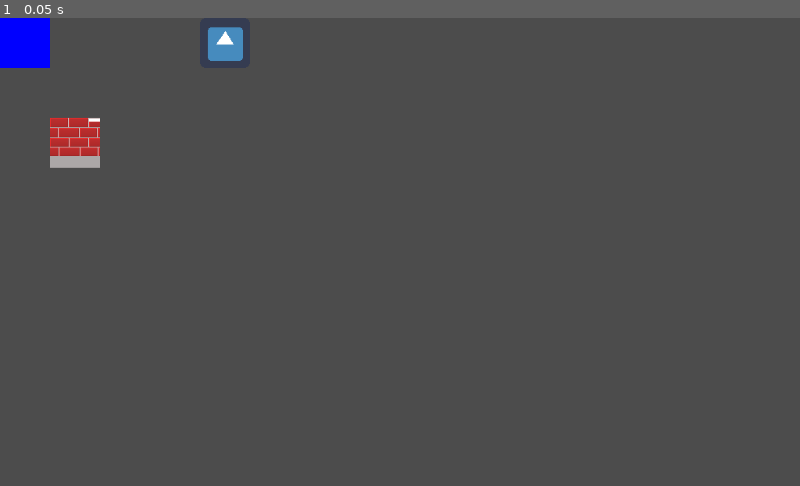
Above: before the commit, frame 1.
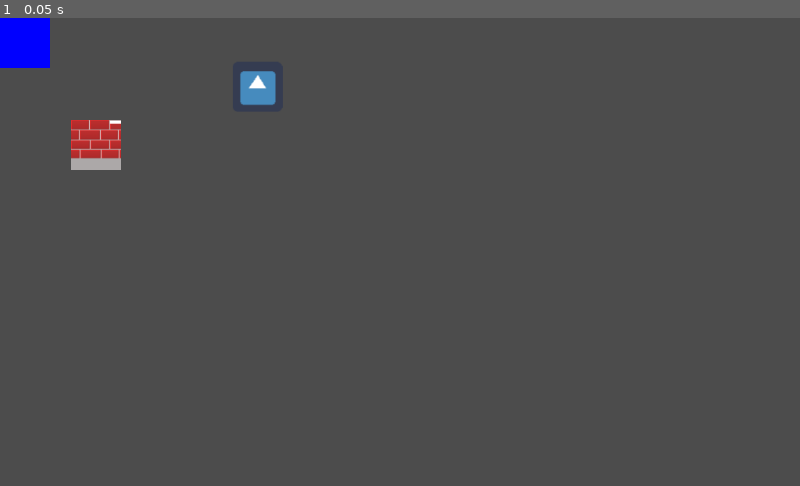
Above: after the commit, the same moment.

Repository: juckso/ICgame
Game: Godot game, scene res://scenes/starter-scene.tscn
The game is run twice, just before and just after one commit, with the same random seed, the same clock (stepped at 60 frames per second) and the same inputs. The engine's default icon, where the game draws it, is replaced by a stand-in: a white triangle on a blue panel in a dark square.
Inputs:
- Up to frame 1 (0.05 s): no input

The runs differ from the first frame. In frame 1, 1.4% of the frame differs, in the area x 6-35%, y 1-33%.
Error after the commit: Parse Error: The identifier "board" isn't declared in the current scope. (res://scripts/AttackList.gd:26)

Commit message:
I hope you didn't expect a good commit message.

Diff:
--- a/dumb.gd
+++ /dev/null
@@ -1,14 +0,0 @@
-extends Control
-
-# class member variables go here, for example:
-# var a = 2
-# var b = "textvar"
-
-func _ready():
-	# Called every time the node is added to the scene.
-	# Initialization here
-	pass
-
-func _draw():
-	draw_rect(Rect2(0, 0, 64, 64), Color(0,0,1), true)
-	pass
--- a/scenes/player-scene.tscn
+++ b/scenes/player-scene.tscn
@@ -14,53 +14,7 @@
 size_flags_vertical = 1
 script = ExtResource( 1 )
 
-[node name="MarginConatiner" type="MarginContainer" parent="." index="0"]
-
-anchor_left = 0.0
-anchor_top = 0.0
-anchor_right = 0.0
-anchor_bottom = 0.0
-margin_right = 40.0
-margin_bottom = 40.0
-rect_pivot_offset = Vector2( 0, 0 )
-mouse_filter = 0
-size_flags_horizontal = 1
-size_flags_vertical = 1
-
-[node name="HBoxContainer" type="HBoxContainer" parent="MarginConatiner" index="0"]
-
-anchor_left = 0.0
-anchor_top = 0.0
-anchor_right = 0.0
-anchor_bottom = 0.0
-margin_left = 8.0
-margin_right = 40.0
-margin_bottom = 40.0
-rect_pivot_offset = Vector2( 0, 0 )
-mouse_filter = 1
-size_flags_horizontal = 1
-size_flags_vertical = 1
-alignment = 0
-
-[node name="Label" type="Label" parent="MarginConatiner/HBoxContainer" index="0"]
-
-anchor_left = 0.0
-anchor_top = 0.0
-anchor_right = 0.0
-anchor_bottom = 0.0
-margin_top = 13.0
-margin_right = 28.0
-margin_bottom = 27.0
-rect_pivot_offset = Vector2( 0, 0 )
-mouse_filter = 2
-size_flags_horizontal = 1
-size_flags_vertical = 4
-text = "Turn"
-percent_visible = 1.0
-lines_skipped = 0
-max_lines_visible = -1
-
-[node name="PopupMenu" type="PopupMenu" parent="." index="1"]
+[node name="PopupMenu" type="PopupMenu" parent="." index="0"]
 
 visible = false
 anchor_left = 0.0
--- /dev/null
+++ b/scripts/AttackList.gd
@@ -0,0 +1,54 @@
+func walk(attacker, gpos, board):
+	return board.move_piece(attacker, gpos)
+
+func attack(gpos, board):
+	var piece = board.get_piece(gpos)
+	piece.recieve_attack(self, {"dp":100})
+
+func get_walk_map(board):
+	var sgpos = board.get_gpos(self)
+	var map = []
+	for x in range(board.GRID_WIDTH):
+		map.append([])
+		for y in range(board.GRID_HEIGHT):
+			if board.get_piece(Vector2(x,y)) != null:
+				map[x].append(-1)
+			else:
+				map[x].append(99)
+	map[sgpos.x][sgpos.y] = 99
+	cost_traverse(map, sgpos.x, sgpos.y, 0, 5)
+	for x in range(board.GRID_WIDTH):
+		for y in range(board.GRID_HEIGHT):
+			map[x][y] = map[x][y] < 99 and map[x][y] >= 0
+	return map
+
+func get_attack_map():
+	var sgpos = board.get_gpos(self)
+	var map = []
+	for x in range(board.GRID_WIDTH):
+		map.append([])
+		for y in range(board.GRID_HEIGHT):
+			map[x].append(false)
+	var p
+	p = board.get_piece(sgpos + Vector2(1,0))
+	if p != null and p.player_character != player_character:
+		map[sgpos.x+1][sgpos.y] = true
+	p = board.get_piece(sgpos + Vector2(-1,0))
+	if p != null and p.player_character != player_character:
+		map[sgpos.x-1][sgpos.y] = true
+	p = board.get_piece(sgpos + Vector2(0,1))
+	if p != null and p.player_character != player_character:
+		map[sgpos.x][sgpos.y+1] = true
+	p = board.get_piece(sgpos + Vector2(0,-1))
+	if p != null and p.player_character != player_character:
+		map[sgpos.x][sgpos.y-1] = true
+	return map
+
+func cost_traverse(map, x, y, cost, max_cost):
+	if board.is_valid_gpos(Vector2(x,y)):
+		if cost <= max_cost and map[x][y] > cost:
+			map[x][y] = cost
+			cost_traverse(map, x, y+1, cost+1, max_cost)
+			cost_traverse(map, x, y-1, cost+1, max_cost)
+			cost_traverse(map, x+1, y, cost+1, max_cost)
+			cost_traverse(map, x-1, y, cost+1, max_cost)
--- a/scripts/Bot.gd
+++ b/scripts/Bot.gd
@@ -1,13 +1 @@
 extends "res://scripts/Player_Character.gd"
-
-func _ready():
-	pass
-
-func new_turn(turn):
-	pass
-
-func current_turn():
-	return true
-
-func exit_turn():
-	pass
--- a/scripts/Grid.gd
+++ b/scripts/Grid.gd
@@ -27,13 +27,6 @@
 				child.set_board(self)
 				grid[child_pos.x][child_pos.y] = child
 
-func get_pieces():
-	var pieces = []
-	for x in range(GRID_WIDTH):
-		for y in range(GRID_HEIGHT):
-			pieces.append({"x": x, "y": y, "piece": grid[x][y]})
-	return pieces
-
 func pos_to_gpos(pos):
 	var gpos = pos
 	gpos.x = floor(gpos.x/CELL_WIDTH)
@@ -41,36 +34,29 @@
 	return gpos
 
 func is_valid_gpos(gpos):
-	if gpos.x >= 0 and gpos.y >= 0 and gpos.x < GRID_WIDTH and gpos.y < GRID_HEIGHT:
-		return true
+	return gpos.x >= 0 and gpos.y >= 0 and gpos.x < GRID_WIDTH and gpos.y < GRID_HEIGHT
+
+func get_piece(gpos):
+	return grid[gpos.x][gpos.y]
+
+func get_gpos(piece):
+	for x in range(GRID_WIDTH):
+		for y in range(GRID_HEIGHT):
+			if grid[x][y] == piece:
+				return Vector2(x, y)
+	return null
+
+func move_piece(piece, gpos):
+	for x in range(GRID_WIDTH):
+		for y in range(GRID_HEIGHT):
+			if grid[x][y] == piece:
+				grid[gpos.x][gpos.y] = piece
+				grid[x][y] = null
+				return true
 	return false
 
-func get_piece(gpos):
-	if is_valid_gpos(gpos):
-		return grid[gpos.x][gpos.y]
-	return null
-
-func get_gpos(piece):
-	for p in get_pieces():
-		if p.piece == piece:
-			return Vector2(p.x, p.y)
-	return null
-
-
-func move_piece(piece, gpos):
-	if is_valid_gpos(gpos) and grid[gpos.x][gpos.y] == null:
-		for x in range(GRID_WIDTH):
-			for y in range(GRID_HEIGHT):
-				if grid[x][y] == piece:
-					grid[gpos.x][gpos.y] = piece
-					grid[x][y] = null
-					return true
-	return false
-
-func delete_piece(gpos):
-	if is_valid_gpos(gpos) and grid[gpos.x][gpos.y] != null:
-		grid[gpos.x][gpos.y].hide()
-		grid[gpos.x][gpos.y] = null
+func remove_piece_ref(gpos):
+	grid[gpos.x][gpos.y] = null
 
 func _process(delta):
 	for x in range(GRID_WIDTH):
--- a/scripts/Piece.gd
+++ b/scripts/Piece.gd
@@ -1,8 +1,11 @@
 extends Node2D
 
+const AttackList = preload("res://scripts/AttackList.gd")
 export (NodePath) var player_character_path
 var player_character
 var board
+
+var hp = 100
 
 func _ready():
 	player_character = get_node(player_character_path)
@@ -12,67 +15,18 @@
 
 func get_moves():
 	var moves = []
-	moves.append({"name":"Walk", "call":funcref(self,"walk"), "get_move_map":funcref(self,"get_walk_map")})
-	moves.append({"name":"Attack", "call":funcref(self,"attack"), "get_move_map":funcref(self,"get_attack_map")})
+	moves.append({"name":"Walk", "call":funcref(AtackList,"walk"), "get_move_map":funcref(AtackList,"get_walk_map")})
+	moves.append({"name":"Attack", "call":funcref(AtackList,"attack"), "get_move_map":funcref(AtackList,"get_attack_map")})
 	return moves
 
-func get_walk_map():
-	var sgpos = board.get_gpos(self)
-	var map = []
-	for x in range(board.GRID_WIDTH):
-		map.append([])
-		for y in range(board.GRID_HEIGHT):
-			if board.get_piece(Vector2(x,y)) != null:
-				map[x].append(-1)
-			else:
-				map[x].append(99)
-	map[sgpos.x][sgpos.y] = 99
-	cost_traverse(map, sgpos.x, sgpos.y, 0)
-	for x in range(board.GRID_WIDTH):
-		for y in range(board.GRID_HEIGHT):
-			map[x][y] = map[x][y] <= 5 and map[x][y] >= 0
-			print(map[x][y])
-	return map
+func recieve_attack(attacker, attack):
+	if attack.dp != null:
+		hp -= attack.dp
+		if(hp <= 0):
+			die()
 
-func get_attack_map():
-	var sgpos = board.get_gpos(self)
-	var map = []
-	for x in range(board.GRID_WIDTH):
-		map.append([])
-		for y in range(board.GRID_HEIGHT):
-			map[x].append(false)
-
-	var p
-	p = board.get_piece(sgpos + Vector2(1,0))
-	if p != null and p.player_character != player_character:
-		map[sgpos.x+1][sgpos.y] = true
-	p = board.get_piece(sgpos + Vector2(-1,0))
-	if p != null and p.player_character != player_character:
-		map[sgpos.x-1][sgpos.y] = true
-	p = board.get_piece(sgpos + Vector2(0,1))
-	if p != null and p.player_character != player_character:
-		map[sgpos.x][sgpos.y+1] = true
-	p = board.get_piece(sgpos + Vector2(0,-1))
-	if p != null and p.player_character != player_character:
-		map[sgpos.x][sgpos.y-1] = true
-	return map
-
-func cost_traverse(map, x, y, cost):
-	if board.is_valid_gpos(Vector2(x,y)):
-		if map[x][y] > cost:
-			map[x][y] = cost
-			cost_traverse(map, x, y+1, cost+1)
-			cost_traverse(map, x, y-1, cost+1)
-			cost_traverse(map, x+1, y, cost+1)
-			cost_traverse(map, x-1, y, cost+1)
-
-func walk(gpos):
-	if get_walk_map()[gpos.x][gpos.y]:
-		return board.move_piece(self, gpos)
-	return false
-
-func attack(gpos):
-	if get_attack_map()[gpos.x][gpos.y]:
-		board.delete_piece(gpos)
-		return true
-	return false
+func die():
+	board.remove_piece_ref(board.get_gpos(self))
+	for child in get_children():
+		remove_child(child)
+	remove_and_skip()
--- a/scripts/Player Character.gd
+++ b/scripts/Player Character.gd
@@ -1,15 +1,10 @@
 extends Node
 
-# class member variables go here, for example:
-# var a = 2
-# var b = "textvar"
-
 func _ready():
-	# Called every time the node is added to the scene.
-	# Initialization here
 	pass
 
-#func _process(delta):
-#	# Called every frame. Delta is time since last frame.
-#	# Update game logic here.
-#	pass
+func new_turn(turn):
+	pass
+
+func current_turn():
+	return true
--- a/scripts/Player.gd
+++ b/scripts/Player.gd
@@ -2,7 +2,6 @@
 
 enum STATE{AVAILABLE, TURNING, POPPING, POPUP, TURNING2, TURNED}
 
-var label
 var popup
 var state
 var move_list
@@ -10,15 +9,13 @@
 var move_map
 
 func _ready():
-	label = get_child(0).get_child(0).get_child(0)
-	state = STATE.AVAILABLE
-	popup = get_child(1)
+	change_state(STATE.AVAILABLE)
+	popup = get_child(0)
 	set_process(true)
 	set_process_input(true)
 
 func new_turn(turn):
-	label.text = "TURN: " + String(turn)
-	state = STATE.TURNING
+	change_state(STATE.TURNING)
 
 func current_turn():
 	if state == STATE.TURNED:
@@ -29,7 +26,7 @@
 func _process(delta):
 	if state == STATE.POPPING:
 		popup.popup()
-		state = STATE.POPUP
+		change_state(STATE.POPUP)
 
 func _input(ev):
 	if state == STATE.TURNING:
@@ -42,23 +39,21 @@
 				move_list = piece.get_moves()
 				for move in move_list:
 					popup.add_item(move.name)
-				state = STATE.POPPING
+				change_state(STATE.POPPING)
 	elif state == STATE.TURNING2:
 		if ev.is_action_pressed("ui_click"):
 			var board = dungeon_master.get_board()
 			var gpos = board.pos_to_gpos(ev.position)
 			if board.is_valid_gpos(gpos) and move_map[gpos.x][gpos.y]:
-				if move_list[move_id].call.call_func(gpos):
-					state = STATE.TURNED
-					update()
+				move_list[move_id].call.call_func(gpos)
+				change_state(STATE.TURNED)
 			else:
-				state = STATE.TURNING
+				change_state(STATE.TURNING)
 
 func _on_PopupMenu_id_pressed(id):
-	state = STATE.TURNING2
 	move_id = id
 	move_map = move_list[move_id].get_move_map.call_func()
-	update()
+	change_state(STATE.TURNING2)
 
 func _draw():
 	if state == STATE.TURNING2:
@@ -70,4 +65,8 @@
 
 func _on_PopupMenu_popup_hide():
 	if state == STATE.POPUP:
-		state = STATE.TURNING
+		change_state(STATE.TURNING)
+
+func change_state(s):
+	state = s
+	update()
